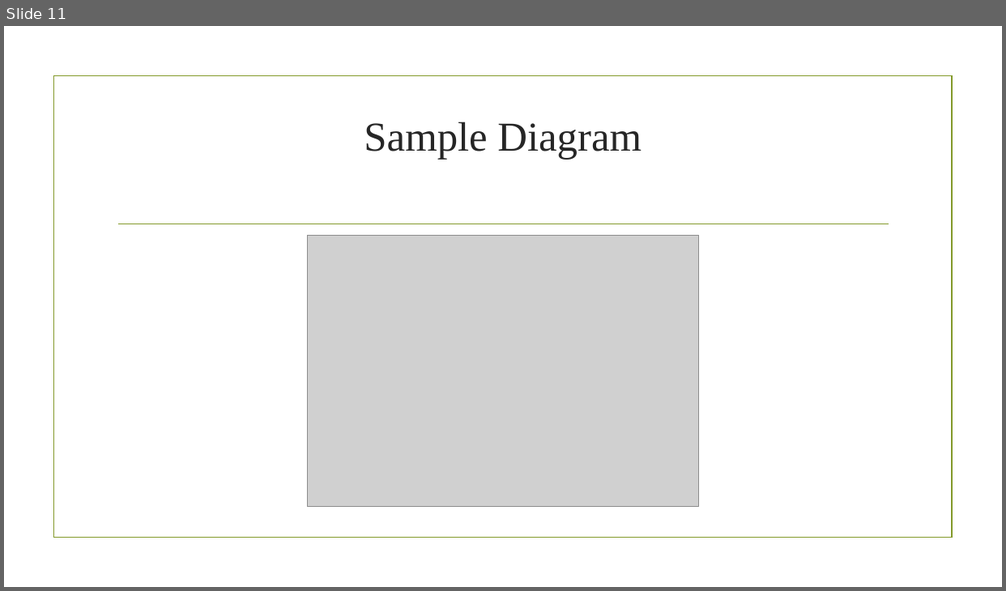
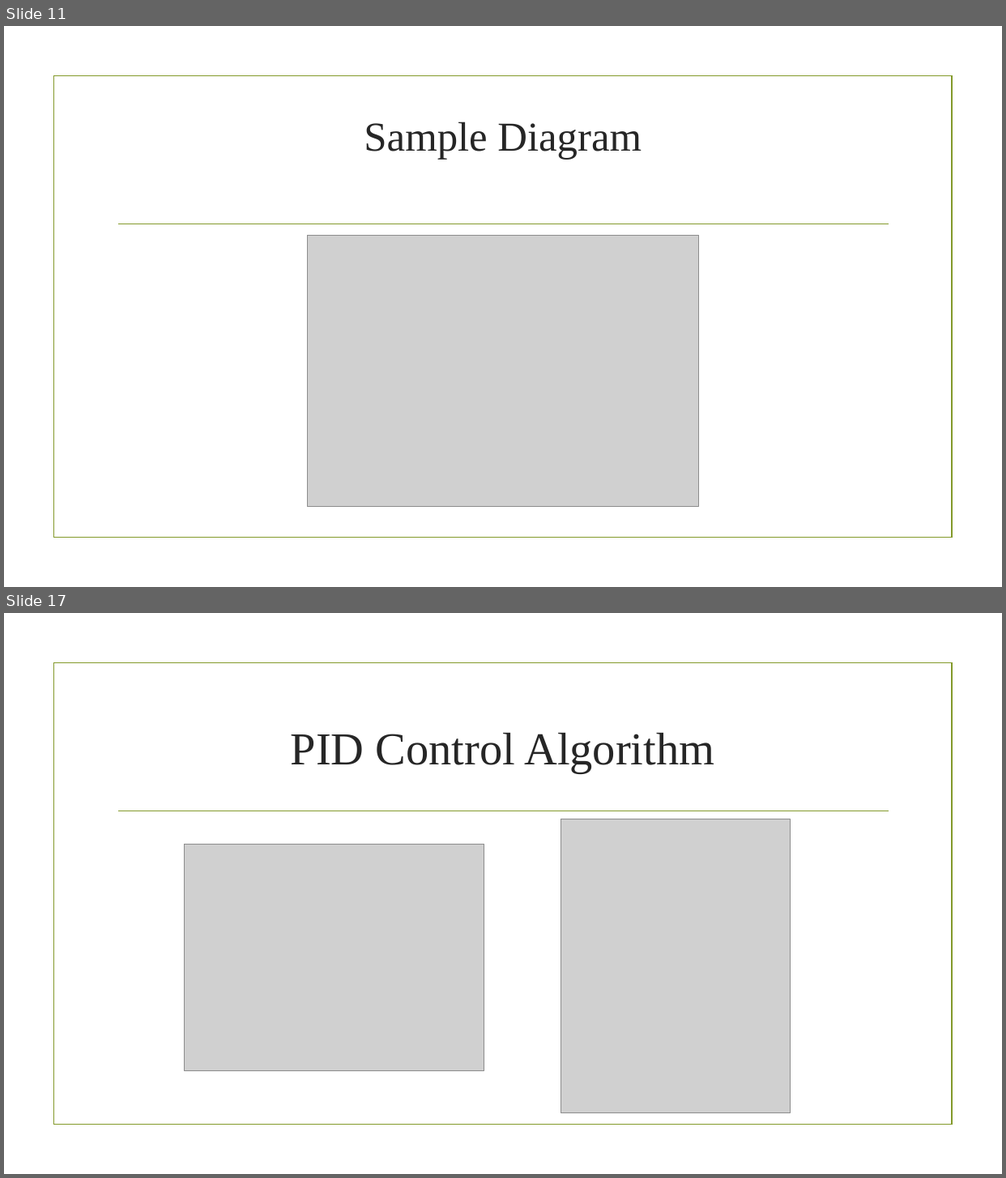
Before and after one commit to aminabyaneh/smart-greenhouse, a slide deck: docs/slides/Smart_Greenhouse_NO1.pptx. Shown one above the other, each under a label of ours: slide 11 before the commit, slides 11 and 17 after it; the slides between them are not shown. The pictures are 1006x591 and 1006x1178 pixels, drawn with LibreOffice and Linux fonts; fonts in the diff are those of the drawing; grey boxes stand for pictures; background and template pictures are left out. Boxes give left, top, right and bottom in pixels: in the first picture for what was removed or moved away, otherwise in the second. Text is boxed around its words. In the diff, an @@ line names an element or a change of style, - is before the commit and + after.

```diff
--- a/docs/slides/Smart_Greenhouse_NO1.pptx
+++ b/docs/slides/Smart_Greenhouse_NO1.pptx
@@ slide 17 added at box(4, 613, 1002, 1174), background picture (left out); not listed: 2 template elements that a slide beside it also shows @@
@@ title added at box(291, 733, 714, 773), 44 pt, text #262626 @@
+PID Control Algorithm
@@ picture added at box(561, 820, 790, 1114) @@
@@ picture added at box(185, 845, 484, 1071) @@
```
Also in this commit, not shown: 10 slides changed, 7 other slides added.
